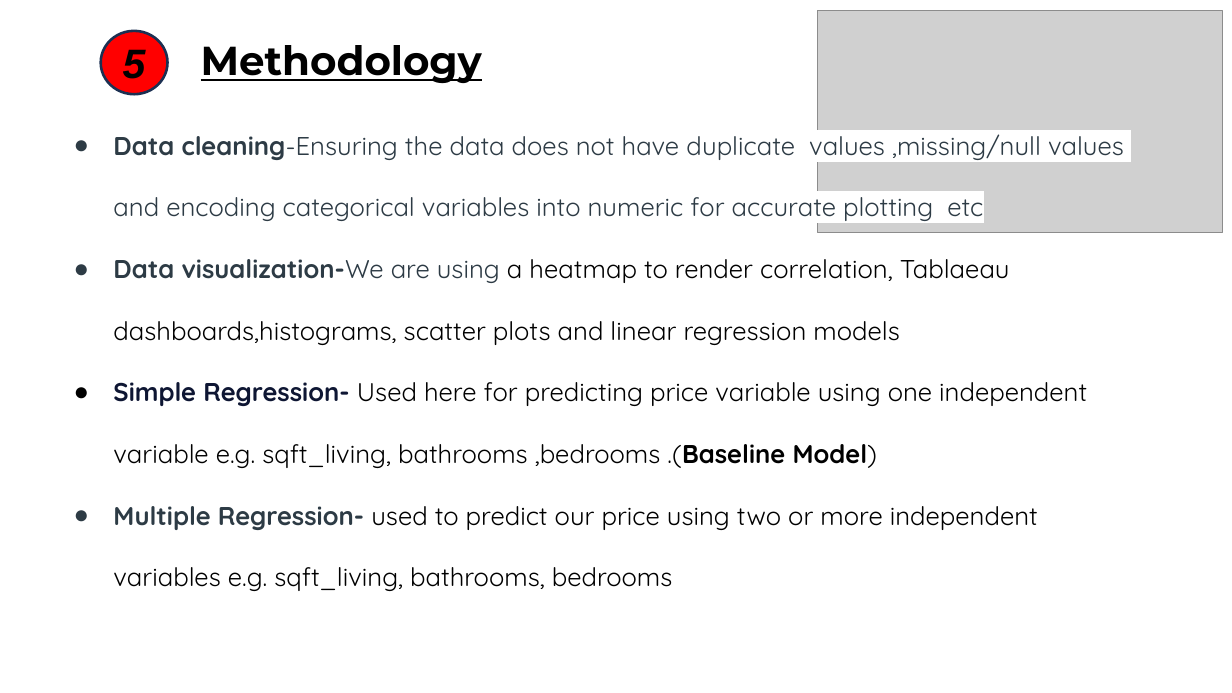
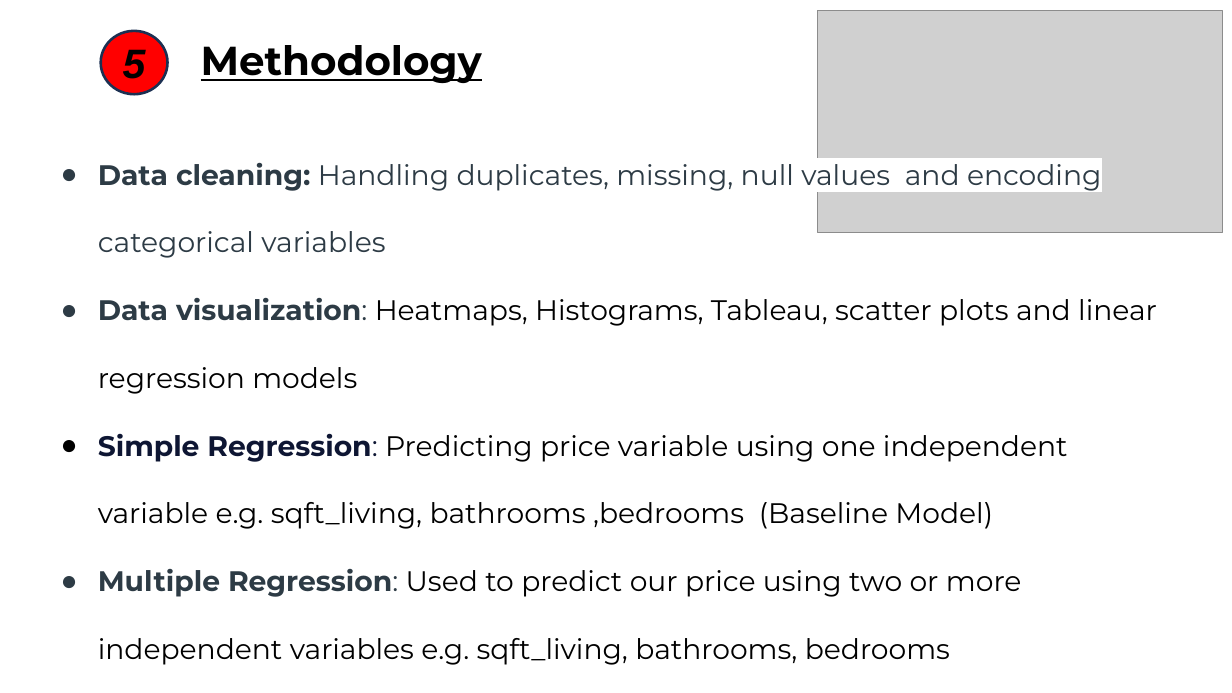
Before and after one commit to bryanmunene/phase_2_group_8_project, a slide deck: slide 7 of Final Group 8 Phase 2 Project_POWERPOINT_DSF PT6.pptx. Drawn at 1232x693 pixels with LibreOffice and Linux fonts; fonts in the diff are those of the drawing; grey boxes stand for pictures. Boxes give left, top, right and bottom in pixels: in the first picture for what was removed or moved away, otherwise in the second. Text is boxed around its words. In the diff, an @@ line names an element or a change of style, - is before the commit and + after.

```diff
--- a/Final Group 8 Phase 2 Project_POWERPOINT_DSF PT6.pptx
+++ b/Final Group 8 Phase 2 Project_POWERPOINT_DSF PT6.pptx
@@ text at (98, 157, 1157, 665): text changed; size 20 to 22 pt; font Quicksand to Montserrat @@
-● Data cleaning-Ensuring the data does not have duplicate values ,missing/null values and encoding categorical variables into numeric for accurate plotting etc
-● Data visualization-We are using a heatmap to render correlation, Tablaeau dashboards,histograms, scatter plots and linear regression models
-● Simple Regression- Used here for predicting price variable using one independent variable e.g. sqft_living, bathrooms ,bedrooms .(Baseline Model)
-● Multiple Regression- used to predict our price using two or more independent variables e.g. sqft_living, bathrooms, bedrooms
+● Data cleaning: Handling duplicates, missing, null values and encoding categorical variables
+● Data visualization: Heatmaps, Histograms, Tableau, scatter plots and linear regression models
+● Simple Regression: Predicting price variable using one independent variable e.g. sqft_living, bathrooms ,bedrooms (Baseline Model)
+● Multiple Regression: Used to predict our price using two or more independent variables e.g. sqft_living, bathrooms, bedrooms
```
Also in this commit, not shown: 10 other slides changed, 5 slides added, 3 slides removed, 2 other files.
